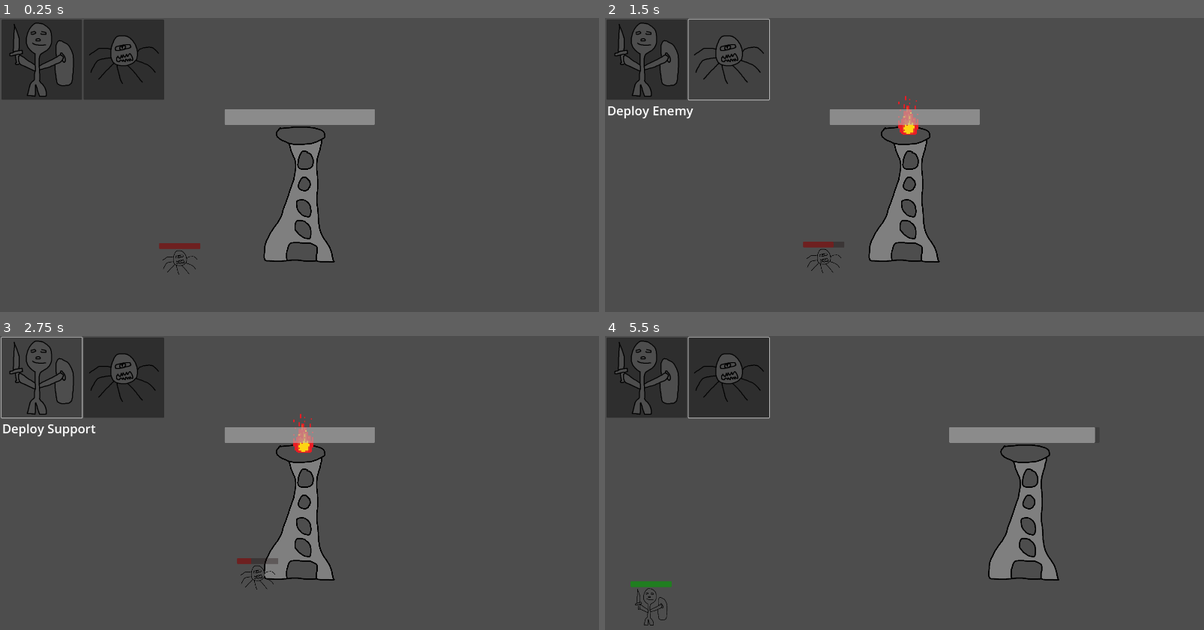
Above: before the commit, frames 1-4 (two rows, left to right).
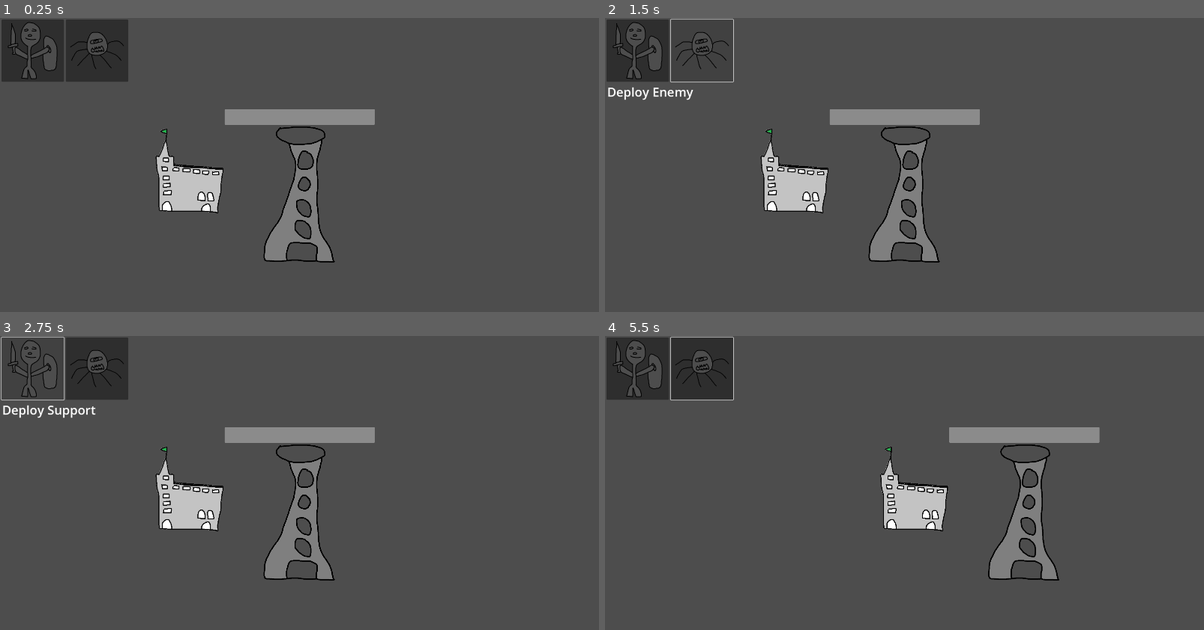
Above: after the commit, the same moments.

Repository: rcanpahali/tower-defense-prototype
Game: Godot game, scene res://scenes/game.tscn
Two runs of this game, one before a commit and one after it. Both use one fixed random seed, a clock stepped at 60 frames per second and the inputs below.
Inputs (mouse positions are in pixels of both pictures, inside the frame that each line leads up to; where the layout moved, square brackets give the same spot in the first picture):
- Up to frame 1 (0.25 s): no input
- Up to frame 2 (1.5 s): click (634, 50) [646, 59] at 0.5 s; click (700, 50) [730, 59] at 1.25 s
- Up to frame 3 (2.75 s): click (29, 368) [41, 377] at 2 s
- Up to frame 4 (5.5 s): click (700, 368) [730, 377] at 2.75 s; click (634, 368) [646, 377] at 3.5 s; click (700, 368) [730, 377] at 4.25 s; tap Enter at 5 s; move the mouse to (1036, 485) at 5.02 s; hold A (a) from 5.03 s (still down); click (1036, 485) at 5.17 s; tap D (d) at 5.3 s

The runs differ from the first frame. In frame 1, 6.2% of the frame differs, in the area x 0-38%, y 0-88%; in frame 2, 4.6%; in frame 3, 5.9%; in frame 4, 6.5%, in the area x 0-83%, y 0-99%.

Commit message:
marker wip

Diff:
--- a/scenes/deployment.tscn
+++ b/scenes/deployment.tscn
@@ -6,30 +6,33 @@
 
 [node name="Deployment" type="Node2D"]
 script = ExtResource("1_l2nfh")
+deployment_type = null
 
 [node name="CanvasLayer" type="CanvasLayer" parent="."]
 
 [node name="SupportButton" type="Button" parent="CanvasLayer"]
 offset_left = 5.0
 offset_top = 5.0
-offset_right = 263.0
-offset_bottom = 263.0
+offset_right = 205.0
+offset_bottom = 205.0
 action_mode = 0
 icon = ExtResource("2_uw2hs")
+expand_icon = true
 
 [node name="EnemyButton" type="Button" parent="CanvasLayer"]
-offset_left = 268.0
+offset_left = 211.0
 offset_top = 5.0
-offset_right = 526.0
-offset_bottom = 263.0
+offset_right = 411.0
+offset_bottom = 205.0
 action_mode = 0
 icon = ExtResource("3_bcsma")
+expand_icon = true
 
 [node name="Label" type="Label" parent="CanvasLayer"]
 offset_left = 7.0
-offset_top = 270.0
+offset_top = 210.0
 offset_right = 47.0
-offset_bottom = 325.0
+offset_bottom = 265.0
 theme_override_font_sizes/font_size = 40
 
 [connection signal="pressed" from="CanvasLayer/SupportButton" to="." method="_on_support_button_pressed"]
--- a/scenes/game.tscn
+++ b/scenes/game.tscn
@@ -1,11 +1,10 @@
-[gd_scene load_steps=7 format=3 uid="uid://ddgtolxvcgb52"]
+[gd_scene load_steps=6 format=3 uid="uid://ddgtolxvcgb52"]
 
 [ext_resource type="Texture2D" uid="uid://coc5uy4d0exmv" path="res://resources/bg.png" id="1_fmhsi"]
 [ext_resource type="PackedScene" uid="uid://bayt41i2apokn" path="res://scenes/tower.tscn" id="2_t0tjd"]
-[ext_resource type="PackedScene" uid="uid://b61dt3y2jkp3o" path="res://scenes/enemy.tscn" id="3_bmrb6"]
 [ext_resource type="Script" path="res://scripts/camera.gd" id="3_isppq"]
-[ext_resource type="PackedScene" uid="uid://sprvkdyrxir5" path="res://scenes/support.tscn" id="4_mcpmy"]
 [ext_resource type="PackedScene" uid="uid://cqsv8pmty47rf" path="res://scenes/deployment.tscn" id="5_k2c5i"]
+[ext_resource type="Texture2D" uid="uid://1qcwoo868heh" path="res://resources/castle.png" id="5_sfww7"]
 
 [node name="Game" type="Node2D"]
 
@@ -16,16 +15,16 @@
 
 [node name="Tower" parent="World" instance=ExtResource("2_t0tjd")]
 
-[node name="Enemy" parent="World" instance=ExtResource("3_bmrb6")]
-position = Vector2(-817, 495)
-
-[node name="Support" parent="World" instance=ExtResource("4_mcpmy")]
-position = Vector2(-2390, 662)
+[node name="Castle" type="Sprite2D" parent="World" groups=["castle"]]
+position = Vector2(-704, -95)
+scale = Vector2(2, 2)
+texture = ExtResource("5_sfww7")
 
 [node name="UI" type="Node2D" parent="."]
 position = Vector2(5, 5)
 
 [node name="Deployment" parent="UI" instance=ExtResource("5_k2c5i")]
+deployment_type = null
 
 [node name="Camera2D" type="Camera2D" parent="."]
 zoom = Vector2(0.5, 0.5)
--- /dev/null
+++ b/scenes/spawn_marker.gd
@@ -0,0 +1,12 @@
+extends Sprite2D
+
+var support_unit_instance_id
+
+func _ready():
+	print("TargetMark is ready", support_unit_instance_id)
+
+func _on_area_2d_body_entered(body:CharacterBody2D) -> void:
+	# TODO: fixme => instance id is not matching
+	print(body.get_instance_id())
+	if body.get_instance_id() == support_unit_instance_id:
+		queue_free()
--- /dev/null
+++ b/scenes/spawn_marker.tscn
@@ -0,0 +1,18 @@
+[gd_scene load_steps=4 format=3 uid="uid://buiidovqws8o0"]
+
+[ext_resource type="Texture2D" uid="uid://c1detj1sdhtsg" path="res://resources/target_mark.png" id="1_ceira"]
+[ext_resource type="Script" path="res://scenes/spawn_marker.gd" id="2_ur00q"]
+
+[sub_resource type="CircleShape2D" id="CircleShape2D_wc7iw"]
+radius = 103.238
+
+[node name="TargetMark" type="Sprite2D"]
+texture = ExtResource("1_ceira")
+script = ExtResource("2_ur00q")
+
+[node name="Area2D" type="Area2D" parent="."]
+
+[node name="CollisionShape2D" type="CollisionShape2D" parent="Area2D"]
+shape = SubResource("CircleShape2D_wc7iw")
+
+[connection signal="body_entered" from="Area2D" to="." method="_on_area_2d_body_entered"]
--- a/scripts/deployment.gd
+++ b/scripts/deployment.gd
@@ -2,6 +2,7 @@
 
 const ENEMY = preload("res://scenes/enemy.tscn")
 const SUPPORT = preload("res://scenes/support.tscn")
+const SPAWN_MARKER = preload("res://scenes/spawn_marker.tscn")
 
 @onready var WORLD = get_tree().get_first_node_in_group("world")
 
@@ -34,7 +35,6 @@
 func _unhandled_input(event: InputEvent) -> void:
 		if event is InputEventMouseButton:
 			if event.button_index == 1 && event.button_mask == 1:
-				print("deploy")
 				handle_deployment()
 
 func handle_deployment():
@@ -43,6 +43,15 @@
 		new_enemy.global_position = get_global_mouse_position()
 		WORLD.add_child(new_enemy)
 	if deployment_type == "support":
+		var new_spawn_marker = create_spawn_marker()
 		var new_support = SUPPORT.instantiate()
-		new_support.global_position = get_global_mouse_position()
+		new_support.global_position = get_tree().get_first_node_in_group("castle").global_position
+		new_support.spawn_marker = new_spawn_marker
 		WORLD.add_child(new_support)
+
+func create_spawn_marker():
+	var spawn_marker = SPAWN_MARKER.instantiate()
+	spawn_marker.support_unit_instance_id = spawn_marker.get_instance_id()
+	spawn_marker.global_position = get_global_mouse_position()
+	WORLD.add_child(spawn_marker)
+	return spawn_marker
--- a/scripts/support.gd
+++ b/scripts/support.gd
@@ -8,21 +8,36 @@
 
 var moving_enemies: Array[CharacterBody2D] = []
 var hitbox_targets : Array[CharacterBody2D] = []
+var spawn_marker: Sprite2D = null
 
 func _physics_process(delta: float) -> void:
 	if moving_enemies.size() > 0: #always attack the closest enemy unit
 		move_to_enemy(delta)
 		if damage_timer.is_stopped():
 			damage_timer.start()
+	elif spawn_marker != null:
+		move_to_mark(delta)
 
 func move_to_enemy(_delta: float):
-	var direction = self.global_position.direction_to(moving_enemies[0].global_position)
-	velocity = direction * SPEED
-	move_and_slide()
+	var enemy_position = moving_enemies[0].global_position
+	if self.global_position.distance_to(enemy_position) > 100:
+		var direction = self.global_position.direction_to(enemy_position)
+		velocity = direction * SPEED
+		move_and_slide()
+
+func move_to_mark(_delta: float):
+	# remove the target spawn_marker when the support unit reaches the target or collide with an enemy unit
+	if self.global_position.distance_to(spawn_marker.global_position) > 100:
+		var direction = self.global_position.direction_to(spawn_marker.global_position)
+		velocity = direction * SPEED
+		move_and_slide()
 
 func _on_area_2d_body_entered(body: CharacterBody2D) -> void:
 	if body.is_in_group("enemy"):
 		moving_enemies.push_back(body)
+		if spawn_marker != null:
+			spawn_marker.queue_free()
+			spawn_marker = null
 
 func _on_area_2d_body_exited(body: Node2D) -> void:
 	if body.is_in_group("enemy"):
Binary file added: resources/castle.png
Not shown, added: resources/castle.png.import
Binary file added: resources/target_mark.png
Not shown, added: resources/target_mark.png.import
